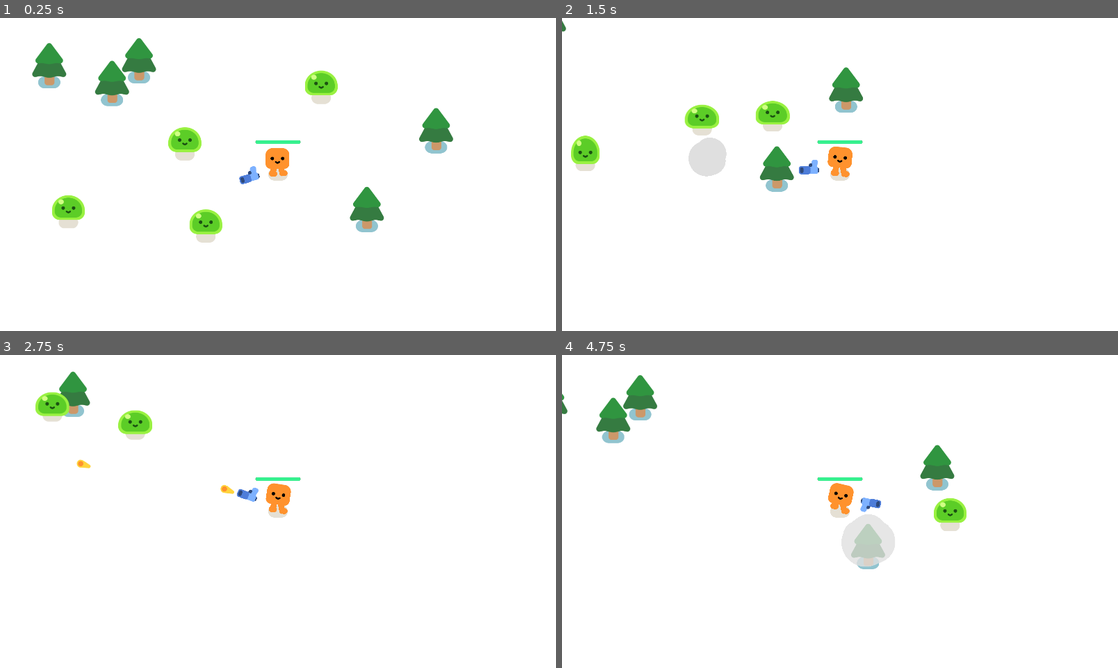
Above: before the commit, frames 1-4 (two rows, left to right).
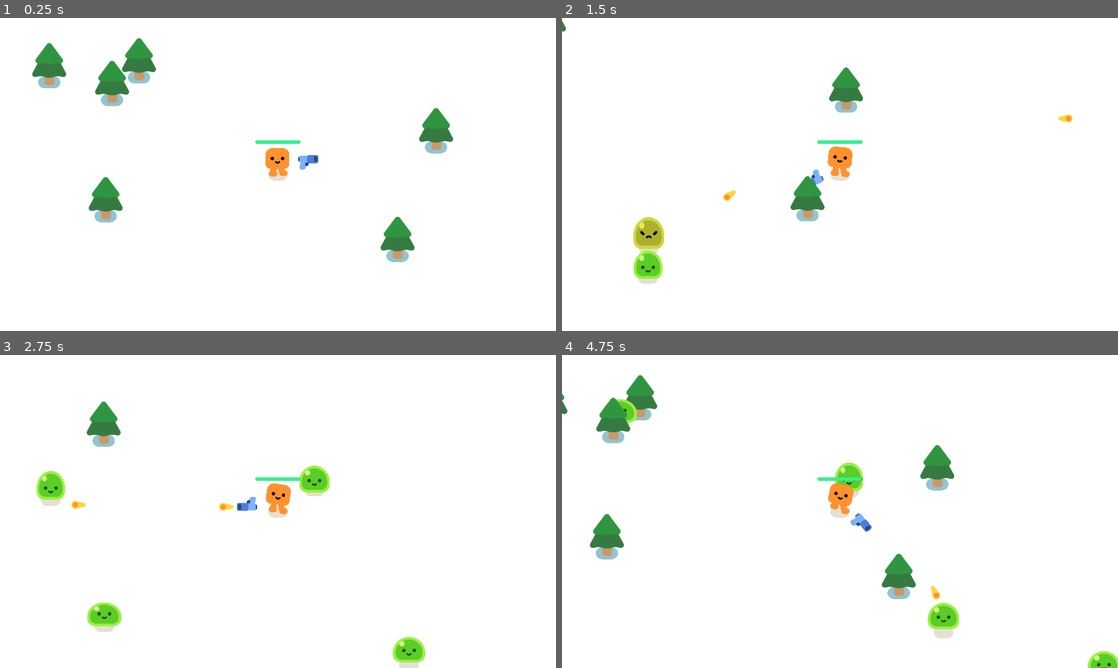
Above: after the commit, the same moments.

Repository: joszeto1/2024-game-final
Game: Godot game, scene res://survivors_game.tscn
The game is run twice, just before and just after one commit, with the same random seed, the same clock (stepped at 60 frames per second) and the same inputs.
Inputs:
- Up to frame 1 (0.25 s): no input
- Up to frame 2 (1.5 s): hold D (move_right) 0.53-1.28 s; hold S (move_down) from 1.28 s (still down)
- Up to frame 3 (2.75 s): release S (move_down) at 2.03 s; hold D (move_right) from 2.03 s (still down)
- Up to frame 4 (4.75 s): release D (move_right) at 2.78 s; hold W (move_up) 2.78-3.53 s; hold A (move_left) from 3.53 s (still down)

The runs differ from the first frame. In frame 1, 3.9% of the frame differs, in the area x 9-75%, y 16-78%; in frame 2, 4.4%, in the area x 1-92%, y 26-85%; in frame 3, 4.2%; in frame 4, 4.3%.

Commit message:
continuous, randomly spawned mobs and game over screen (base completed)

Diff:
--- /dev/null
+++ b/survivors_game.gd
@@ -0,0 +1,17 @@
+extends Node2D
+
+
+func spawn_mob():
+	var new_mob = preload("res://mob.tscn").instantiate()
+	%PathFollow2D.progress_ratio = randf()
+	new_mob.global_position = %PathFollow2D.global_position
+	add_child(new_mob)
+
+
+func _on_timer_timeout():
+	spawn_mob()
+
+
+func _on_player_health_depleted():
+	%GameOver.visible = true
+	get_tree().paused = true
--- a/survivors_game.tscn
+++ b/survivors_game.tscn
@@ -1,11 +1,18 @@
-[gd_scene load_steps=4 format=3 uid="uid://bt0fy520kv63y"]
+[gd_scene load_steps=5 format=3 uid="uid://bt0fy520kv63y"]
 
 [ext_resource type="PackedScene" uid="uid://b65q1eewndvcn" path="res://player.tscn" id="1_a00vx"]
+[ext_resource type="Script" path="res://survivors_game.gd" id="1_a56ub"]
 [ext_resource type="PackedScene" uid="uid://c7hbn4ld4xirw" path="res://pine_tree.tscn" id="2_ao3od"]
-[ext_resource type="PackedScene" uid="uid://cv82jwx8puo8u" path="res://mob.tscn" id="3_4gnki"]
+
+[sub_resource type="Curve2D" id="Curve2D_jfffk"]
+_data = {
+"points": PackedVector2Array(0, 0, 0, 0, -183.179, -208.41, 0, 0, 0, 0, 2087.11, -189.859, 0, 0, 0, 0, 2024.32, 1259.14, 0, 0, 0, 0, -218.061, 1259.14, 0, 0, 0, 0, -178, -262)
+}
+point_count = 5
 
 [node name="Game" type="Node2D"]
 y_sort_enabled = true
+script = ExtResource("1_a56ub")
 
 [node name="CanvasLayer" type="CanvasLayer" parent="."]
 layer = -100
@@ -17,6 +24,16 @@
 [node name="Player" parent="." instance=ExtResource("1_a00vx")]
 position = Vector2(1070, 677)
 
+[node name="Path2D" type="Path2D" parent="Player"]
+position = Vector2(-1069.2, -641.775)
+scale = Vector2(1.0034, 0.970324)
+curve = SubResource("Curve2D_jfffk")
+
+[node name="PathFollow2D" type="PathFollow2D" parent="Player/Path2D"]
+unique_name_in_owner = true
+position = Vector2(-183.179, -208.41)
+rotation = 0.00817103
+
 [node name="Pine Tree" parent="." instance=ExtResource("2_ao3od")]
 position = Vector2(497, 415)
 
@@ -27,19 +44,45 @@
 position = Vector2(280, 354)
 
 [node name="Pine Tree4" parent="." instance=ExtResource("2_ao3od")]
-position = Vector2(1377, 850)
+position = Vector2(1483, 953)
 
 [node name="Pine Tree5" parent="." instance=ExtResource("2_ao3od")]
 position = Vector2(1616, 578)
 
-[node name="Mob" parent="." instance=ExtResource("3_4gnki")]
-position = Vector2(273, 859)
+[node name="Pine Tree6" parent="." instance=ExtResource("2_ao3od")]
+position = Vector2(475, 816)
 
-[node name="Mob2" parent="." instance=ExtResource("3_4gnki")]
-position = Vector2(675, 592)
+[node name="Timer" type="Timer" parent="."]
+wait_time = 0.5
+autostart = true
 
-[node name="Mob3" parent="." instance=ExtResource("3_4gnki")]
-position = Vector2(764, 940)
+[node name="GameOver" type="CanvasLayer" parent="."]
+unique_name_in_owner = true
+visible = false
 
-[node name="Mob4" parent="." instance=ExtResource("3_4gnki")]
-position = Vector2(1256, 347)
+[node name="ColorRect" type="ColorRect" parent="GameOver"]
+anchors_preset = 15
+anchor_right = 1.0
+anchor_bottom = 1.0
+grow_horizontal = 2
+grow_vertical = 2
+color = Color(0, 0, 0, 0.627451)
+
+[node name="Label" type="Label" parent="GameOver/ColorRect"]
+layout_mode = 1
+anchors_preset = 8
+anchor_left = 0.5
+anchor_top = 0.5
+anchor_right = 0.5
+anchor_bottom = 0.5
+offset_left = -43.5
+offset_top = -11.5
+offset_right = 43.5
+offset_bottom = 11.5
+grow_horizontal = 2
+grow_vertical = 2
+theme_override_font_sizes/font_size = 131
+text = "Game Over"
+
+[connection signal="health_depleted" from="Player" to="." method="_on_player_health_depleted"]
+[connection signal="timeout" from="Timer" to="." method="_on_timer_timeout"]
